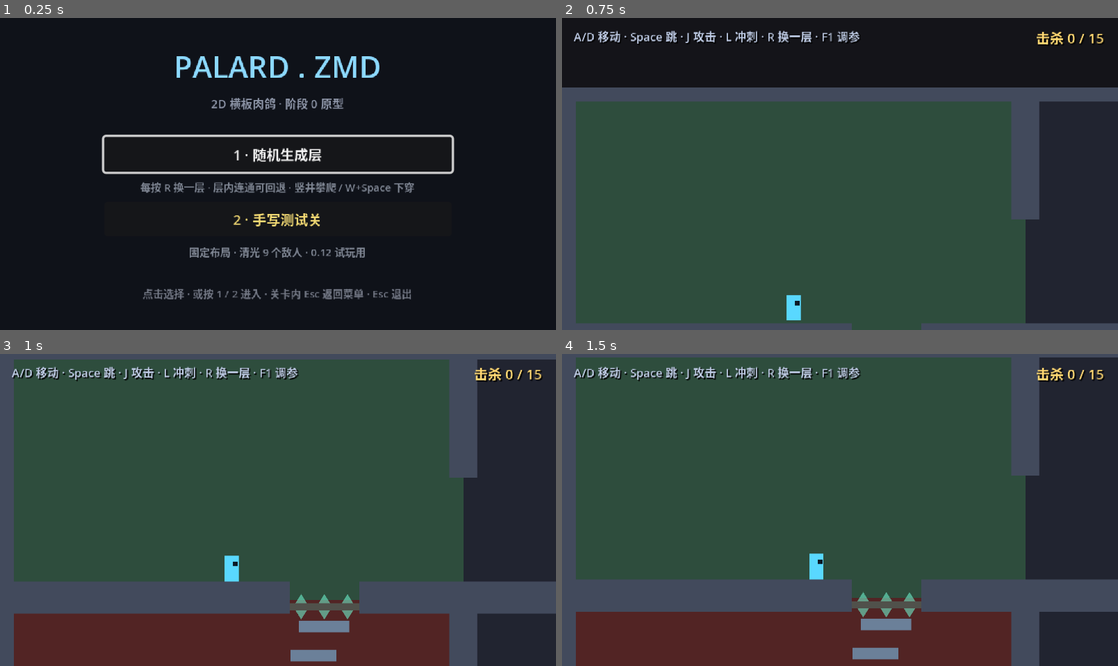
Above: before the commit, frames 1-4 (two rows, left to right).
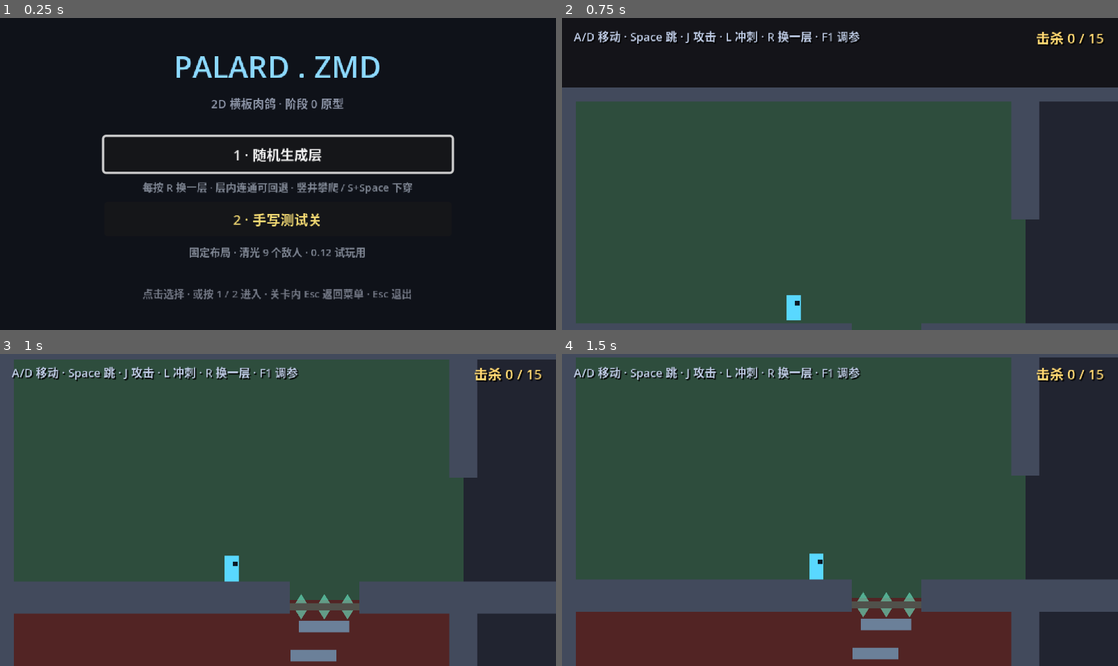
Above: after the commit, the same moments.

Repository: Palard-Lancelot/Palard-ZMD
Game: Godot game, scene res://scenes/menu/main_menu.tscn
Same seed, same stepped clock (60 frames per second), same inputs: the game is played once before the commit and once after it.
Inputs:
- Up to frame 1 (0.25 s): no input
- Up to frame 2 (0.75 s): click "1 · 随机生成层" at 0.5 s
- Up to frame 3 (1 s): no input
- Up to frame 4 (1.5 s): tap Enter at 1.25 s; hold D (move_right) from 1.28 s (still down); tap J (attack) at 1.35 s

The runs differ from the first frame. In frame 1, 0.8% of the frame differs, in the area x 25-75%, y 52-57%; in frame 2, nothing differs; in frame 3, nothing differs; in frame 4, nothing differs.

Commit message:
change(input)!: 下穿键位 W+Space → S+Space（试玩反馈）
- "向下"应绑 S：W 是上方向，W+Space 与方向键语义相反，玩家容易按反
- player.gd 改读 move_down；测试与全部注释同步
- 菜单说明文字同步
- 附带：菜单在窗口模式补一行 "已进入启动菜单" 日志，_start 打印目标场景
  （此前导出后无法从日志判断到底走没走菜单）

验证：下穿套件 6/6；13 套件 78/78

Diff:
--- a/scripts/menu/main_menu.gd
+++ b/scripts/menu/main_menu.gd
@@ -37,6 +37,9 @@
 		_headless_selfcheck()
 		get_tree().quit()
 		return
+
+	# 窗口模式也打一行：导出后排查"为什么直接进了某一关"全靠它
+	print("[MENU] 已进入启动菜单 —— 1 随机层 / 2 手写关 / Esc 退出")
 
 	if _buttons.size() > 0:
 		var first: Button = _buttons[0]
@@ -101,7 +104,7 @@
 	box.add_child(_spacer(10))
 
 	_add_entry(box, "1 · 随机生成层",
-		"每按 R 换一层 · 层内连通可回退 · 竖井攀爬 / W+Space 下穿",
+		"每按 R 换一层 · 层内连通可回退 · 竖井攀爬 / S+Space 下穿",
 		GEN_LEVEL, Color(0.45, 0.95, 0.85))
 	_add_entry(box, "2 · 手写测试关",
 		"固定布局 · 清光 9 个敌人 · 0.12 试玩用",
@@ -173,6 +176,7 @@
 	if _starting:
 		return
 	_starting = true
+	print("[MENU] 进入：%s" % scene_path)
 	_clear_previous_level_state()
 
 	var err: int = get_tree().change_scene_to_file(scene_path)
--- a/scripts/player/player.gd
+++ b/scripts/player/player.gd
@@ -45,7 +45,7 @@
 ## 总帧数含后摇；后摇长度来自 feel.dash_recovery_frames（可实时调参）
 const DASH_TOTAL_FRAMES := 24
 
-## ---- 单向平台下穿（DESIGN v1.3：W + Space）----
+## ---- 单向平台下穿（DESIGN v1.3：S + Space）----
 ## 忽略该平台碰撞的帧数：0.25s 足够让脚底离开 10px 厚的台阶，
 ## 又短到不会在落地前就恢复碰撞。
 const DROP_THROUGH_FRAMES := 15
@@ -206,7 +206,7 @@
 
 
 # ============================================================
-# 单向平台下穿（DESIGN v1.3：W + Space）
+# 单向平台下穿（DESIGN v1.3：S + Space）
 # ============================================================
 #
 # 竖井台阶必须是 one_way_collision（从下方可穿过、从上方可站立），
@@ -229,15 +229,15 @@
 		return
 	if not is_on_floor():
 		return
-	# 必须是 W 按住 + 同一帧按下跳跃
-	if not Input.is_action_pressed("move_up"):
+	# 必须是 S 按住 + 同一帧按下跳跃（v1.3 修订：原设计写 W，手感上"下"用 S 更直观）
+	if not Input.is_action_pressed("move_down"):
 		return
 	if not Input.is_action_just_pressed("jump"):
 		return
 
 	var body: Node = _one_way_floor_body()
 	if body == null:
-		# 站在实心地/墙上：W+Space 不生效，让它照常走跳跃逻辑
+		# 站在实心地/墙上：S+Space 不生效，让它照常走跳跃逻辑
 		return
 
 	add_collision_exception_with(body)
--- a/tests/test_drop_through.gd
+++ b/tests/test_drop_through.gd
@@ -1,11 +1,11 @@
 extends SceneTree
-## 单向平台下穿测试（DESIGN v1.3：W + Space）
+## 单向平台下穿测试（DESIGN v1.3：S + Space）
 ##
 ## 验证四件事：
 ##   1. 玩家能站在单向平台上
 ##   2. **只**按 Space → 正常起跳（下穿逻辑不能把跳跃吃掉）
-##   3. W + Space → 真的从单向平台落下去
-##   4. 站在**实心**地板上 W + Space → **不**穿透（下穿只对 one_way 生效）
+##   3. S + Space → 真的从单向平台落下去
+##   4. 站在**实心**地板上 S + Space → **不**穿透（下穿只对 one_way 生效）
 ##
 ## 为什么自己搭最小场景，而不是用现有关卡：
 ##   这个套件测的是**玩家逻辑**，不是关卡布局。挂在关卡上会让它随
@@ -78,13 +78,13 @@
 				# 只按跳跃：应正常起跳
 				Input.action_press("jump")
 			_:
-				# W + Space：应下穿（实心地板上则无效）
-				Input.action_press("move_up")
+				# S + Space：应下穿（实心地板上则无效）
+				Input.action_press("move_down")
 				Input.action_press("jump")
 	elif _frame == ACT_FRAME + 12:
 		# 长按到顶点：可变跳跃高度会在松手时截断上升
 		Input.action_release("jump")
-		Input.action_release("move_up")
+		Input.action_release("move_down")
 
 
 func _begin_case() -> void:
@@ -121,13 +121,13 @@
 				["起跳高度 %.0f px（> 25）" % (surface - _min_y), _min_y < surface - 25.0],
 			]
 		1:
-			case_name = "单向平台 · W+Space 应下穿"
+			case_name = "单向平台 · S+Space 应下穿"
 			checks = [
 				["触发下穿状态", _dropping_seen],
 				["落到平台下方 %.0f px（> 40）" % (_end_y - surface), _end_y > surface + 40.0],
 			]
 		_:
-			case_name = "实心地板 · W+Space 不应穿透"
+			case_name = "实心地板 · S+Space 不应穿透"
 			checks = [
 				["没有穿下去（落点 y=%.0f，地面 %.0f）" % [_end_y, surface],
 					_end_y <= surface + 3.0],
@@ -196,7 +196,7 @@
 	print("[TEST] ----------------------------------------")
 	print("[TEST] 结果: %d / %d 通过" % [passed, total])
 	if passed == total and total > 0:
-		print("[TEST] ★ W+Space 只在单向平台上生效，跳跃未被影响")
+		print("[TEST] ★ S+Space 只在单向平台上生效，跳跃未被影响")
 	else:
 		print("[TEST] ✗ 有失败项 —— 检查 player.gd 的 _handle_drop_through_input")
 	print("[TEST] ========================================")
